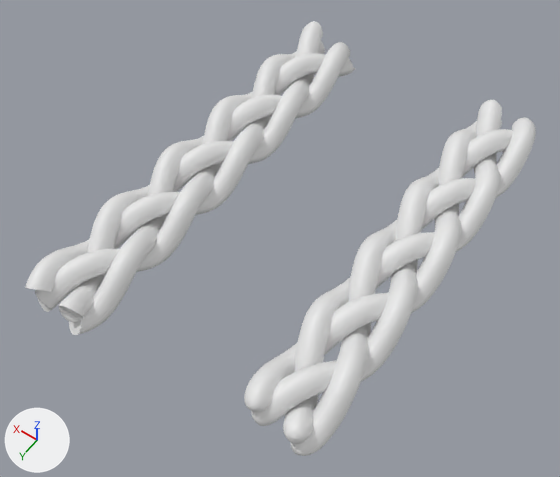
An edit to the Blender file capped_braid.blend, drawn before and after from the same camera.
The view is the same before and after, from a 50 mm lens placed at (-9.13, 16.69, 19.16), pointed at (0.53, 3.16, -2.11). The lights are fixed; the arrows at lower left show +X, +Y and +Z.

The first picture shows 'Braid', 'Braid.001'.
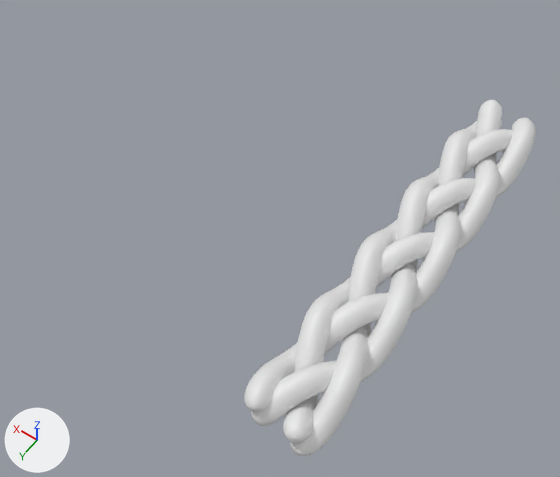
Commit message: updating capped braid

Pixel boxes (x1, y1, x2, y2) of what changed, in the pictures (560 x 477 px):
'Braid.001', deleted
    before: (25, 21, 355, 335)

Diff of the bpy script that builds the scene:
```diff
--- a/capped_braid.blend.py
+++ b/capped_braid.blend.py
@@ ob_braid_001 @@
-ob_braid_001 = bpy.data.objects.new('Braid.001', cu_braid_curve_001)
-ob_braid_001.location = (4.24, -0.57, -1.22)
```
